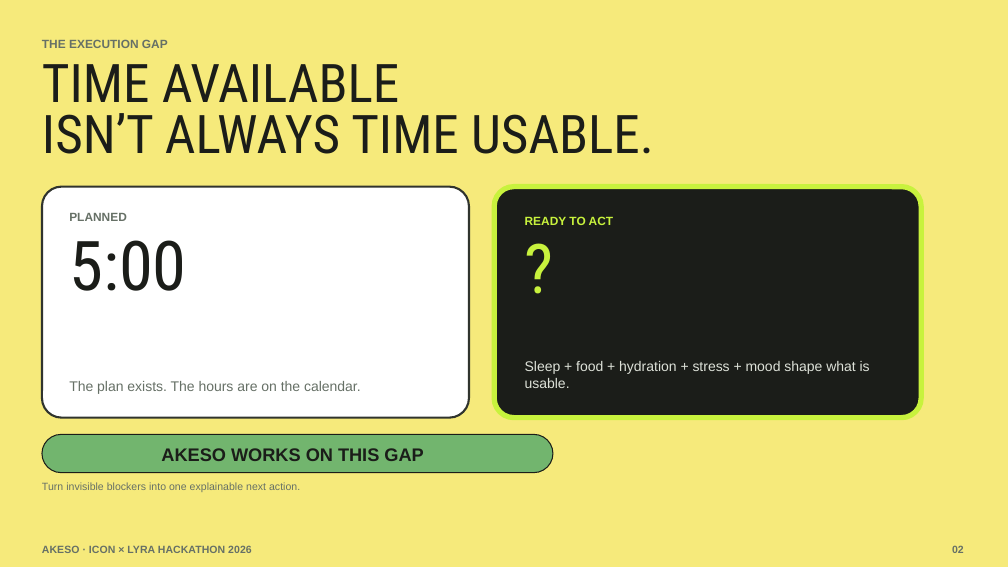
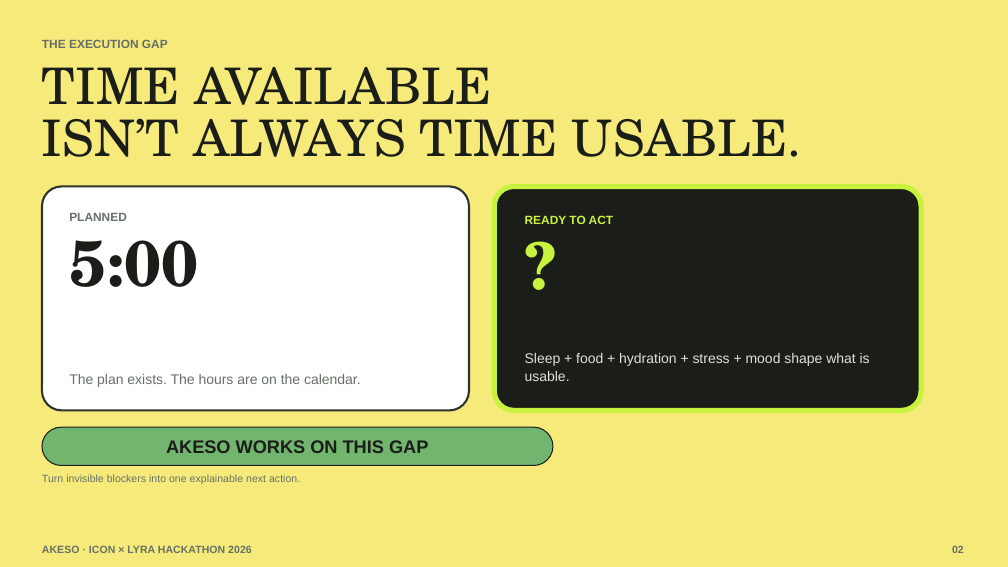
Before and after one commit to EdwinjJ1/akeso, a slide deck: slide 3 of pitch/Akeso-ICON-Lyra-Pitch-Revised.pptx. Drawn at 1008x567 pixels with LibreOffice and Linux fonts; fonts in the diff are those of the drawing. Boxes give left, top, right and bottom in pixels: in the first picture for what was removed or moved away, otherwise in the second. Text is boxed around its words. In the diff, an @@ line names an element or a change of style, - is before the commit and + after.

```diff
--- a/pitch/Akeso-ICON-Lyra-Pitch-Revised.pptx
+++ b/pitch/Akeso-ICON-Lyra-Pitch-Revised.pptx
@@ text "TIME AVAILABLE" at (42,67,802,157): size 38 to 36 pt, font Roboto Condensed to TeX Gyre Schola; line spacing 36.5pt to 37.4pt @@
@@ rounded rectangle: place and size @@
-rounded rectangle at (42,186,470,417)
+rounded rectangle at (42,186,470,410)
@@ rounded rectangle at (42,186,470,410): proportions changed @@
@@ rounded rectangle at (494,186,921,410): proportions changed @@
@@ rounded rectangle: place and size @@
-rounded rectangle at (494,186,921,417)
+rounded rectangle at (494,186,921,410)
@@ text "5:00" at (69,240,198,287): size 49 to 46 pt, font Roboto Condensed to TeX Gyre Schola, bold on; line spacing 49pt to 46pt @@
@@ text "?" at (524,239,897,303): size 49 to 46 pt, font Roboto Condensed to TeX Gyre Schola, bold on; line spacing 49pt to 46pt @@
@@ text "Sleep + food + hydration ...": place and size @@
-text "Sleep + food + hydration ..." at (525,361,870,388)
+text "Sleep + food + hydration ..." at (525,353,870,381)
@@ 2 texts, 1 rounded rectangle: place and size @@
-2 texts, 1 rounded rectangle at (42,381,553,492)
+2 texts, 1 rounded rectangle at (42,374,553,484)
@@ text "AKESO WORKS ON THIS GAP": place and size @@
-text "AKESO WORKS ON THIS GAP" at (161,448,423,461)
+text "AKESO WORKS ON THIS GAP" at (166,440,428,453)
```
Also in this commit, not shown: 9 other slides changed, 1 slide added, 2 other files.
